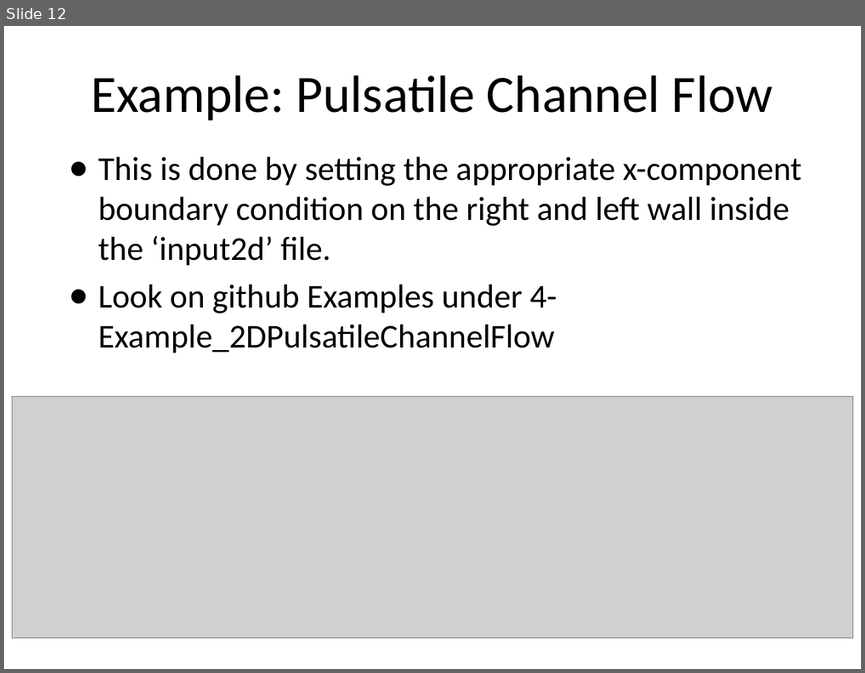
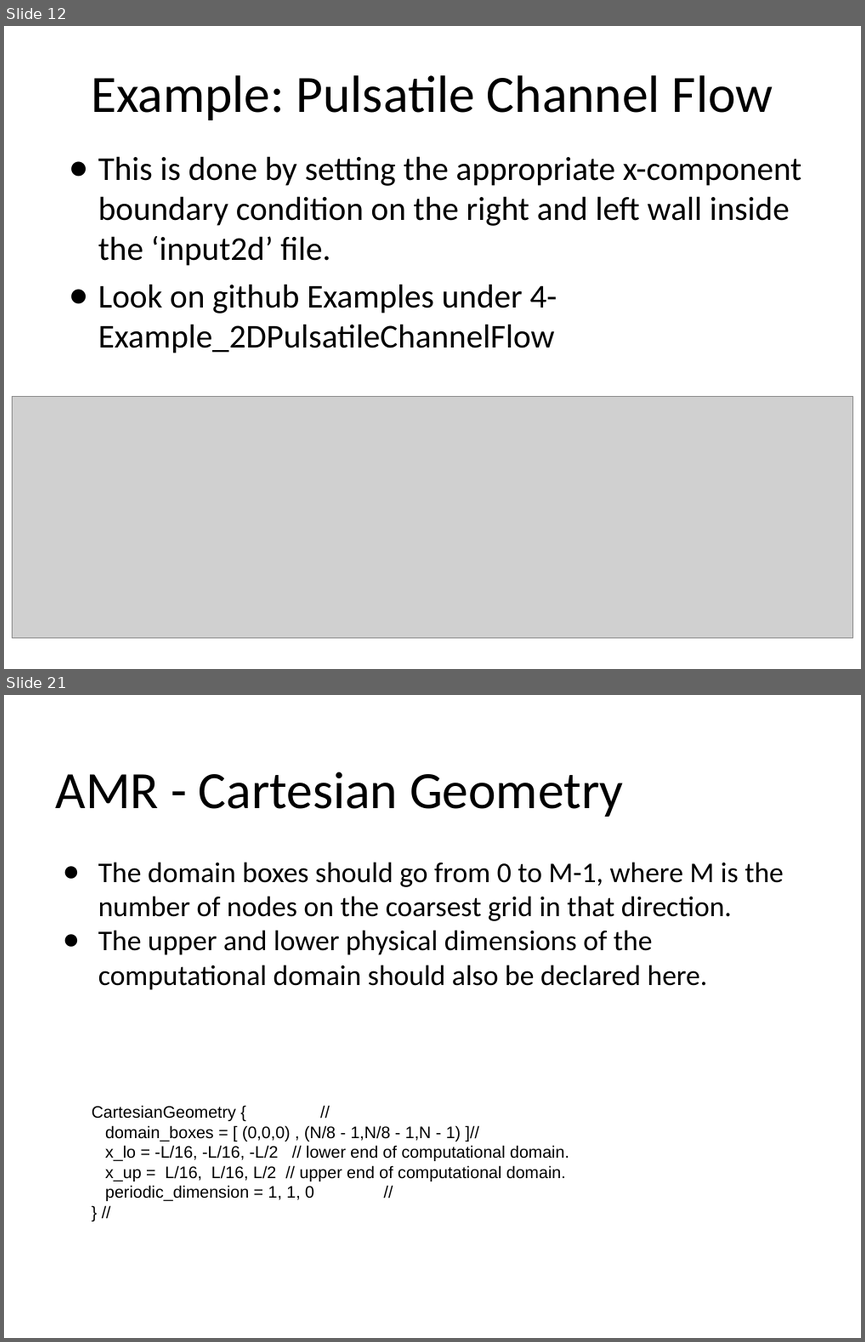
Before and after one commit to fairyflies9/IBAMR-Tutorials, a slide deck: IBAMR Lectures/Lecture 4 - IBAMR Tutorial_ Boundary Conditions.pptx. Shown one above the other, each under a label of ours: slide 12 before the commit, slides 12 and 21 after it; the slides between them are not shown. The pictures are 865x673 and 865x1342 pixels, drawn with LibreOffice and Linux fonts; fonts in the diff are those of the drawing; grey boxes stand for pictures. Boxes give left, top, right and bottom in pixels: in the first picture for what was removed or moved away, otherwise in the second. Text is boxed around its words. In the diff, an @@ line names an element or a change of style, - is before the commit and + after.

```diff
--- a/IBAMR Lectures/Lecture 4 - IBAMR Tutorial_ Boundary Conditions.pptx
+++ b/IBAMR Lectures/Lecture 4 - IBAMR Tutorial_ Boundary Conditions.pptx
@@ slide 21 added at (4,695,861,1338), background #FFFFFF @@
@@ title added at (55,771,624,817), 44 pt, text #000000 @@
+AMR - Cartesian Geometry
@@ text added at (98,862,783,990), 24 pt, text #000000 @@
+● The domain boxes should go from 0 to M-1, where M is the number of nodes on the coarsest grid in that direction.
+● The upper and lower physical dimensions of the computational domain should also be declared here.
@@ text added at (92,1105,569,1201), 14 pt, text #000000 @@
+CartesianGeometry { //
+domain_boxes = [ (0,0,0) , (N/8 - 1,N/8 - 1,N - 1) ]//
+x_lo = -L/16, -L/16, -L/2 // lower end of computational domain.
+x_up = L/16, L/16, L/2 // upper end of computational domain.
+periodic_dimension = 1, 1, 0 //
+} //
```
Also in this commit, not shown: 10 other slides added, 8 other files.
